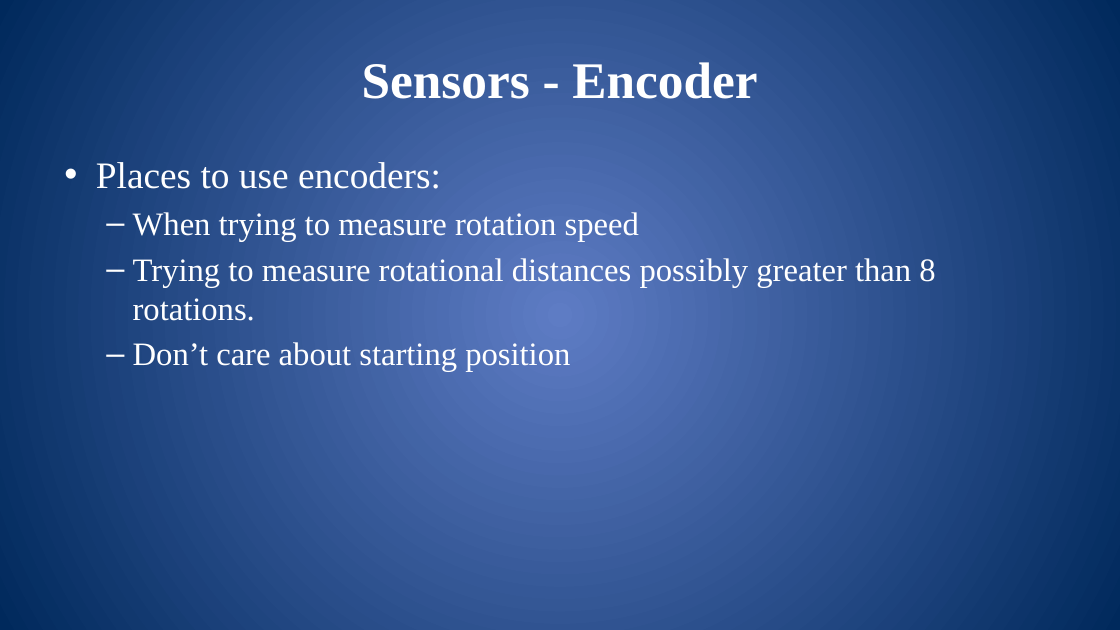
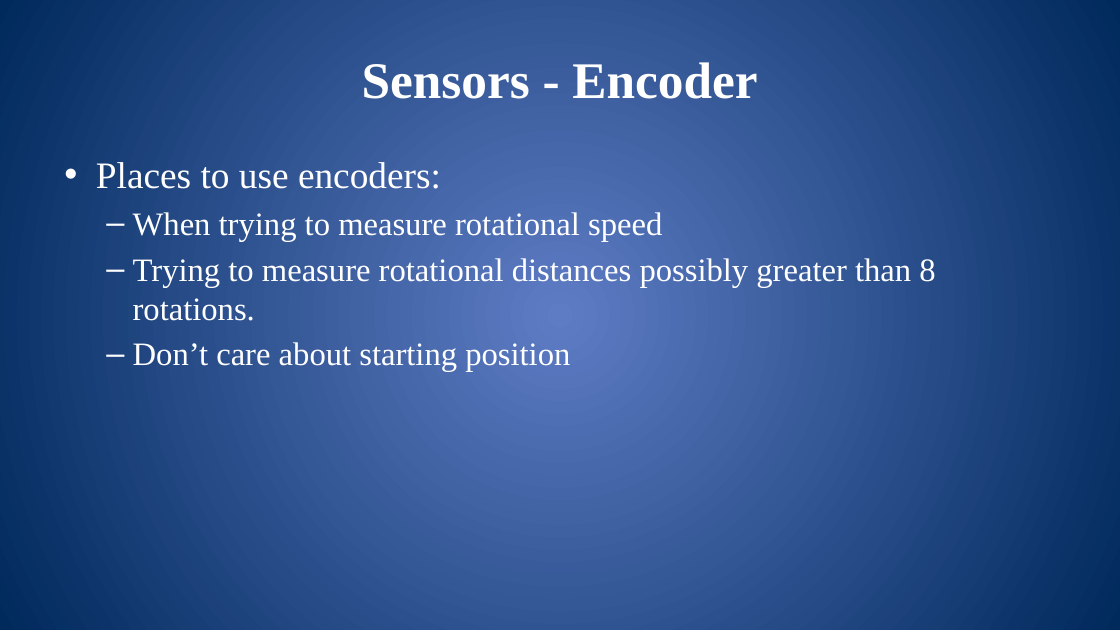
Before and after one commit to mshafer1/frc-labview-workshops, a slide deck: slide 31 of files/2019/LabVIEW_Advanced.pptx (slide 30 before the commit). Drawn at 1120x630 pixels with LibreOffice and Linux fonts; fonts in the diff are those of the drawing. Boxes give left, top, right and bottom in pixels: in the first picture for what was removed or moved away, otherwise in the second. Text is boxed around its words. In the diff, an @@ line names an element or a change of style, - is before the commit and + after.

```diff
--- a/files/2019/LabVIEW_Advanced.pptx
+++ b/files/2019/LabVIEW_Advanced.pptx
@@ text at [133, 212, 662, 241]: text changed @@
-  – When trying to measure rotation speed
+  – When trying to measure rotational speed
```
Also in this commit, not shown: 6 other slides changed, 1 slide added, 2 slides removed, 1 other file.
